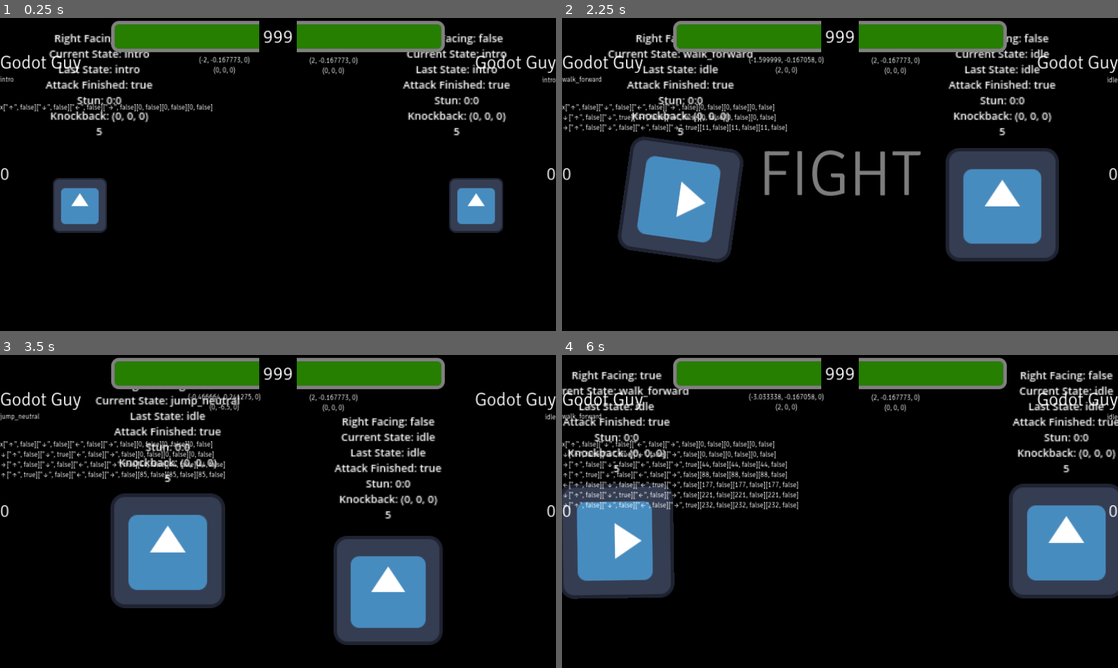
Above: before the commit, frames 1-4 (two rows, left to right).
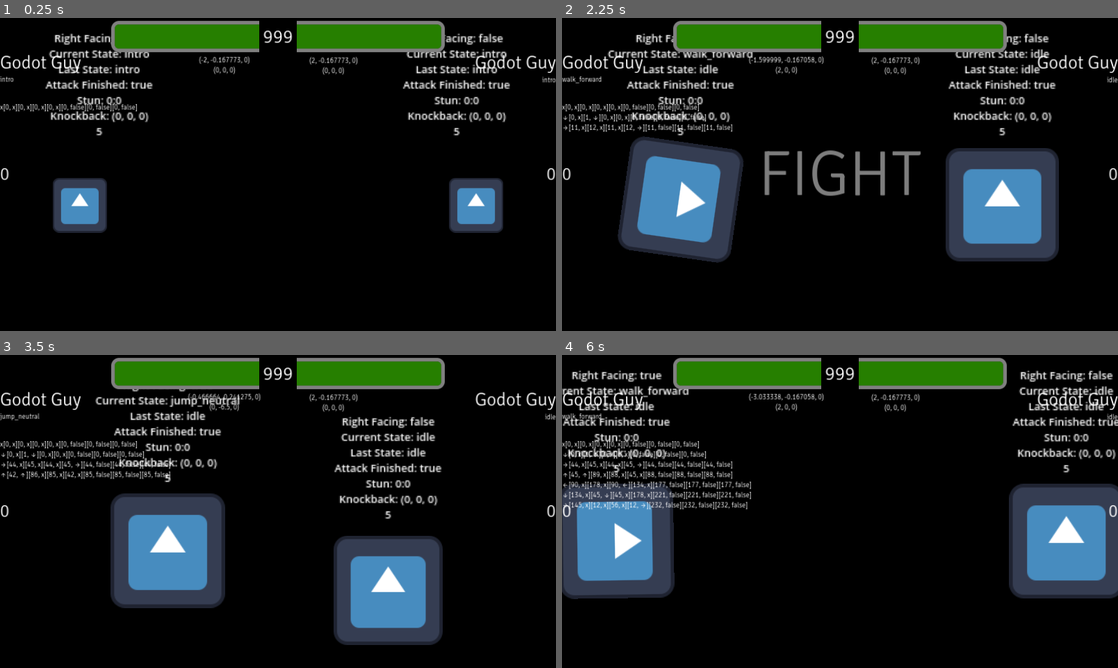
Above: after the commit, the same moments.

Repository: SHyguymoll/FightingGameEngineExampleCharacter
Game: Godot game, scene res://Test Character/TestCharacter.tscn
Two runs of this game, one before a commit and one after it. Both use one fixed random seed, a clock stepped at 60 frames per second and the inputs below. The engine's default icon, where the game draws it, is replaced by a stand-in: a white triangle on a blue panel in a dark square.
Inputs:
- Up to frame 1 (0.25 s): no input
- Up to frame 2 (2.25 s): hold D (first_right) 0.53-1.28 s; hold S (first_down) 1.28-2.03 s; hold D (first_right) from 2.03 s (still down)
- Up to frame 3 (3.5 s): release D (first_right) at 2.78 s; hold W (first_up) from 2.78 s (still down)
- Up to frame 4 (6 s): release W (first_up) at 3.53 s; hold A (first_left) 3.53-5.03 s; hold S (first_down) 5.03-5.78 s; hold D (first_right) from 5.78 s (still down)

The runs differ from the first frame. In frame 1, 0.5% of the frame differs, in the area x 0-39%, y 27-30%; in frame 2, 1.5%; in frame 3, 2.0%; in frame 4, 3.7%, in the area x 0-43%, y 27-50%.

Commit message:
input viewer now renders much more cleanly

Diff:
--- a/Test Character/Game.gd
+++ b/Test Character/Game.gd
@@ -206,7 +206,10 @@
 		$HUD/P1Inputs.text += "\t"
 		for button in p1_buf:
 			if button in dirs:
-				$HUD/P1Inputs.text += str([directionDictionary[button], p1_buf[button][i][1]])
+				if p1_buf[button][i][1]:
+					$HUD/P1Inputs.text += ("[%s, %s]" % [str(p1_buf[button][i][0]), directionDictionary[button]])
+				else:
+					$HUD/P1Inputs.text += ("[%s, x]" % [str(p1_buf[button][i][0])])
 			else:
 				$HUD/P1Inputs.text += str(p1_buf[button][i])
 		$HUD/P1Inputs.text += "\n"
@@ -222,7 +225,10 @@
 		$HUD/P2Inputs.text += "\t"
 		for button in p2_buf:
 			if button in dirs:
-				$HUD/P2Inputs.text += str([directionDictionary[button], p2_buf[button][i][1]])
+				if p2_buf[button][i][1]:
+					$HUD/P2Inputs.text += ("[%s, %s]" % [str(p2_buf[button][i][0]), directionDictionary[button]])
+				else:
+					$HUD/P2Inputs.text += ("[%s, x]" % [str(p2_buf[button][i][0])])
 			else:
 				$HUD/P2Inputs.text += str(p2_buf[button][i])
 		$HUD/P2Inputs.text += "\n"
